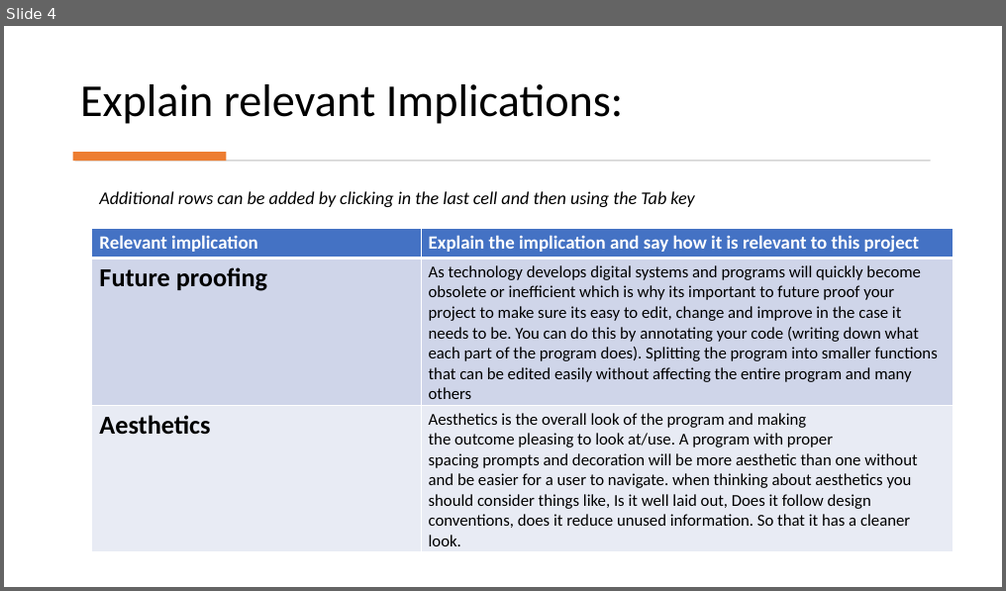
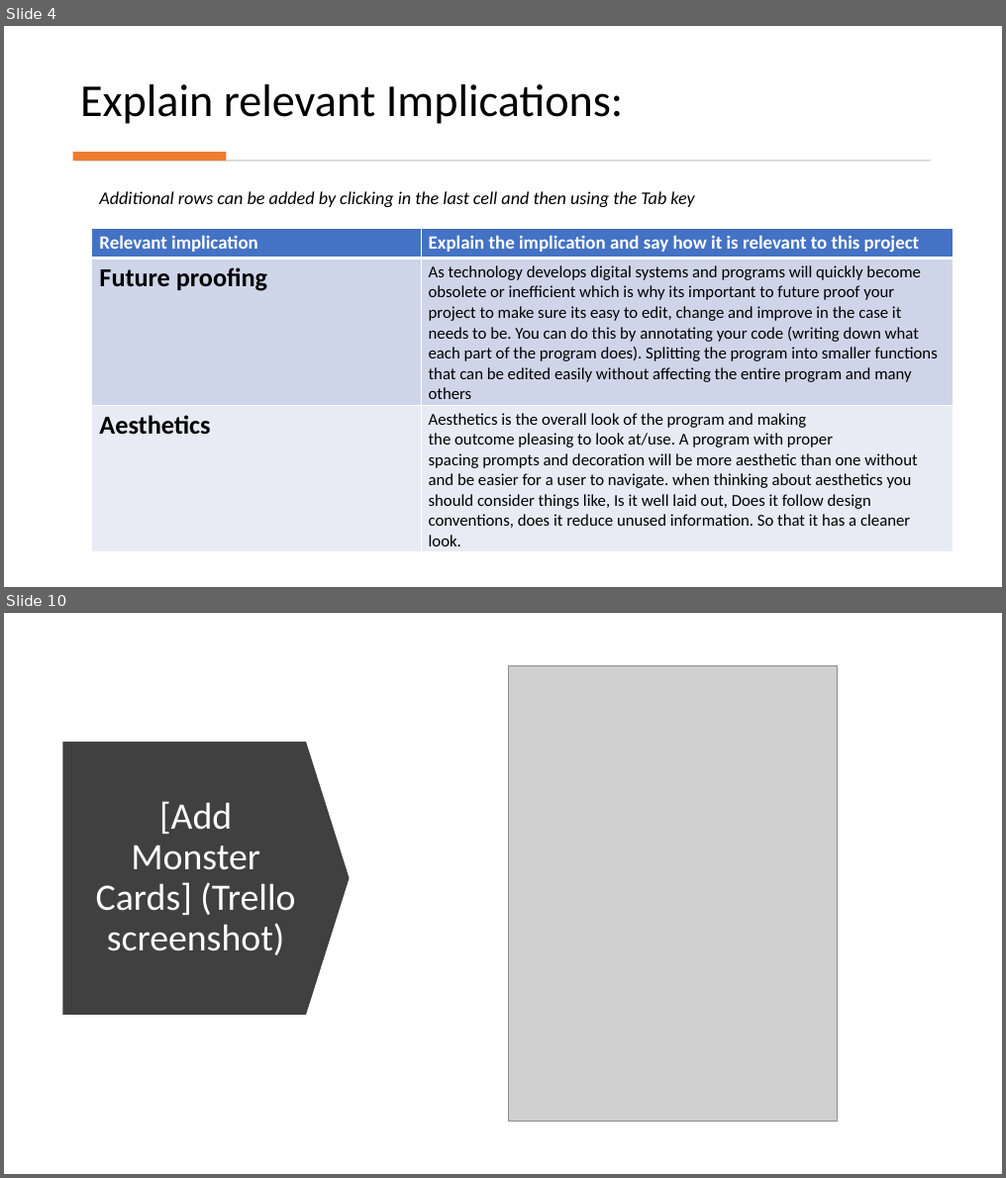
Before and after one commit to peter123321123321/Monster-Cards-Internal, a slide deck: 2.7 and 2.8 Documentation Template.pptx. Shown one above the other, each under a label of ours: slide 4 before the commit, slides 4 and 10 after it; the slides between them are not shown. The pictures are 1006x591 and 1006x1178 pixels, drawn with LibreOffice and Linux fonts; fonts in the diff are those of the drawing; grey boxes stand for pictures. Boxes give left, top, right and bottom in pixels: in the first picture for what was removed or moved away, otherwise in the second. Text is boxed around its words. In the diff, an @@ line names an element or a change of style, - is before the commit and + after.

```diff
--- a/2.7 and 2.8 Documentation Template.pptx
+++ b/2.7 and 2.8 Documentation Template.pptx
@@ slide 10 added at <box>4,613,1002,1174</box>, background #FFFFFF @@
@@ picture added at <box>509,665,837,1121</box> @@
@@ down arrow added at <box>63,742,350,1015</box>, fill #404040 @@
@@ title added at <box>96,801,295,956</box>, 36 pt, text #FFFFFF @@
+[Add Monster Cards] (Trello screenshot)
```
Also in this commit, not shown: 6 slides changed, 14 other slides added, 5 other files.
